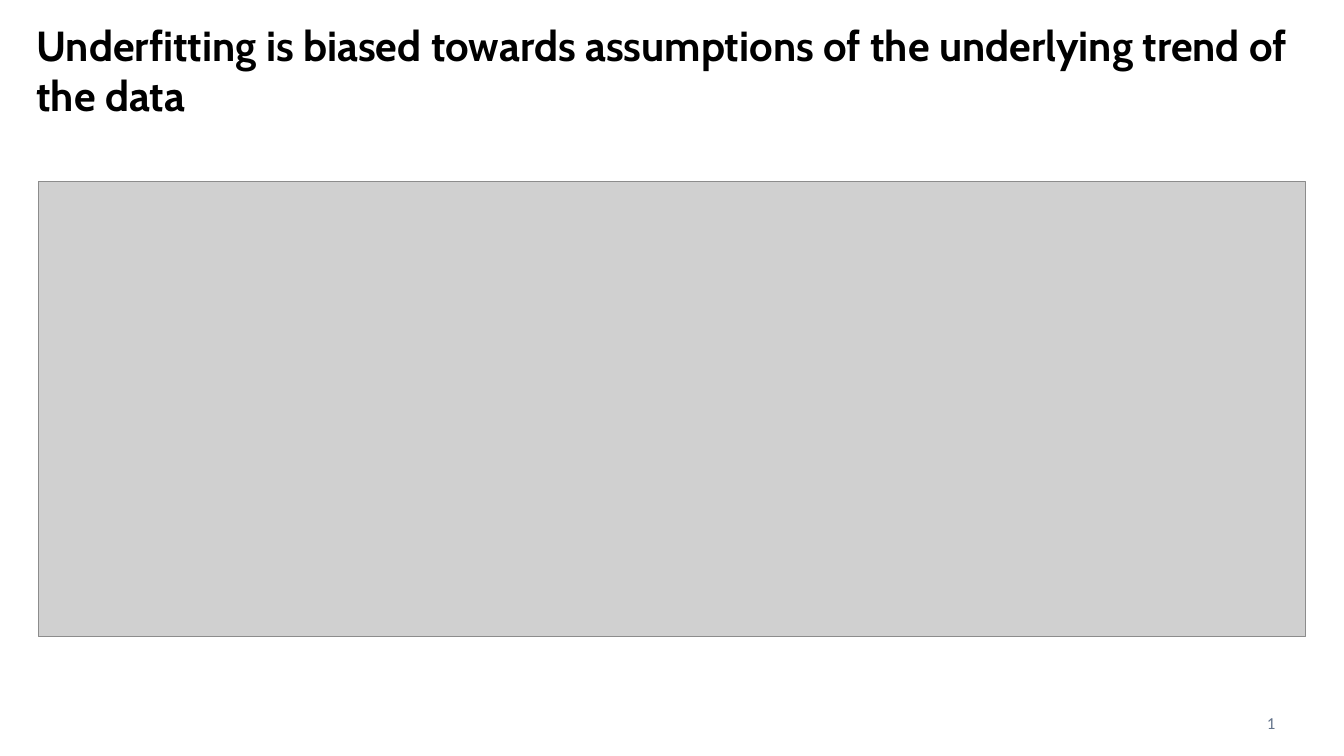
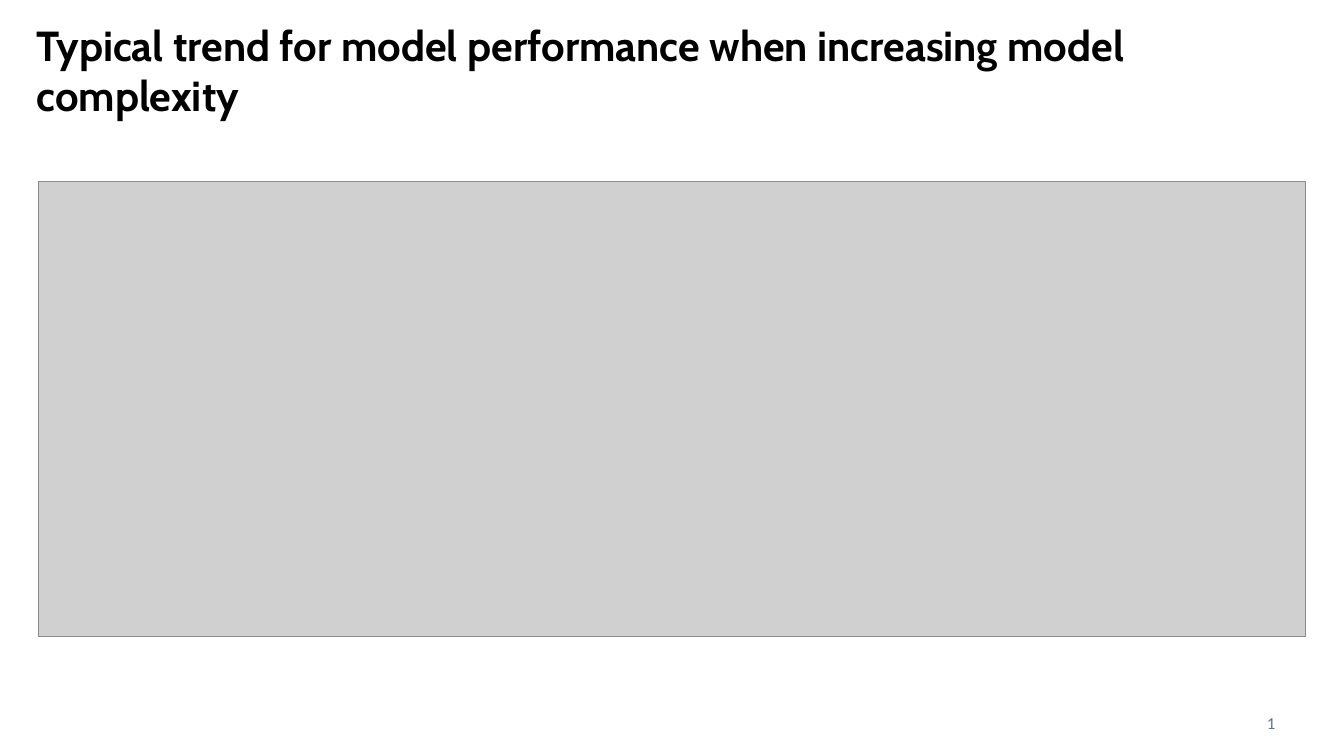
Before and after one commit to CompOmics/ML_AI_Analytical_Chemistry_Course, a slide deck: slide 4 of 03_Evaluation/slides/3_1_regularization.pptx. Drawn at 1344x756 pixels with LibreOffice and Linux fonts; fonts in the diff are those of the drawing; grey boxes stand for pictures. Boxes give left, top, right and bottom in pixels: in the first picture for what was removed or moved away, otherwise in the second. Text is boxed around its words. In the diff, an @@ line names an element or a change of style, - is before the commit and + after.

```diff
--- a/03_Evaluation/slides/3_1_regularization.pptx
+++ b/03_Evaluation/slides/3_1_regularization.pptx
@@ text at (36, 29, 1124, 121): text changed @@
-Underfitting is biased towards assumptions of the underlying trend of the data
+Typical trend for model performance when increasing model complexity
```
Also in this commit, not shown: 7 other slides changed.
